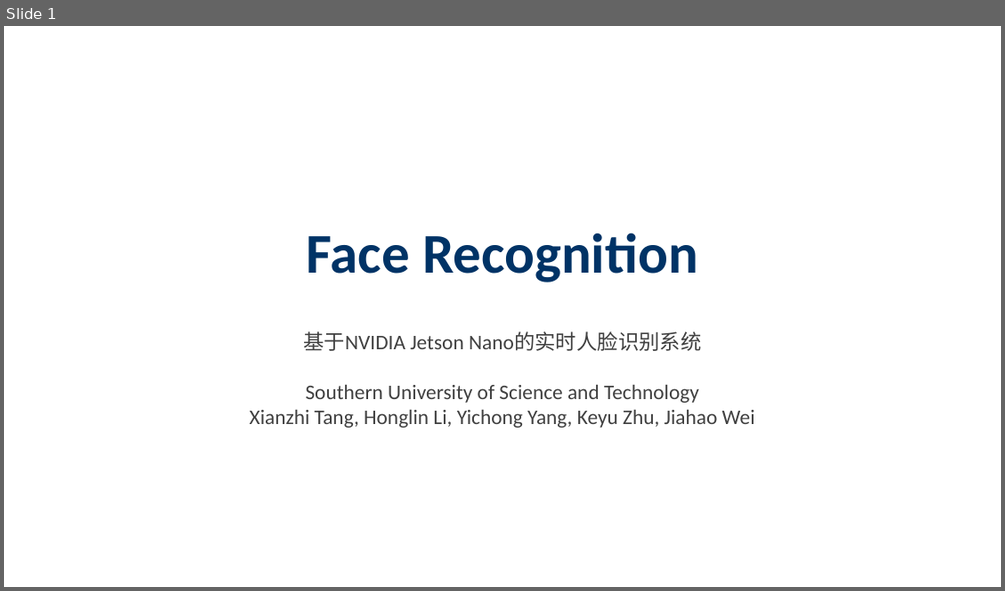
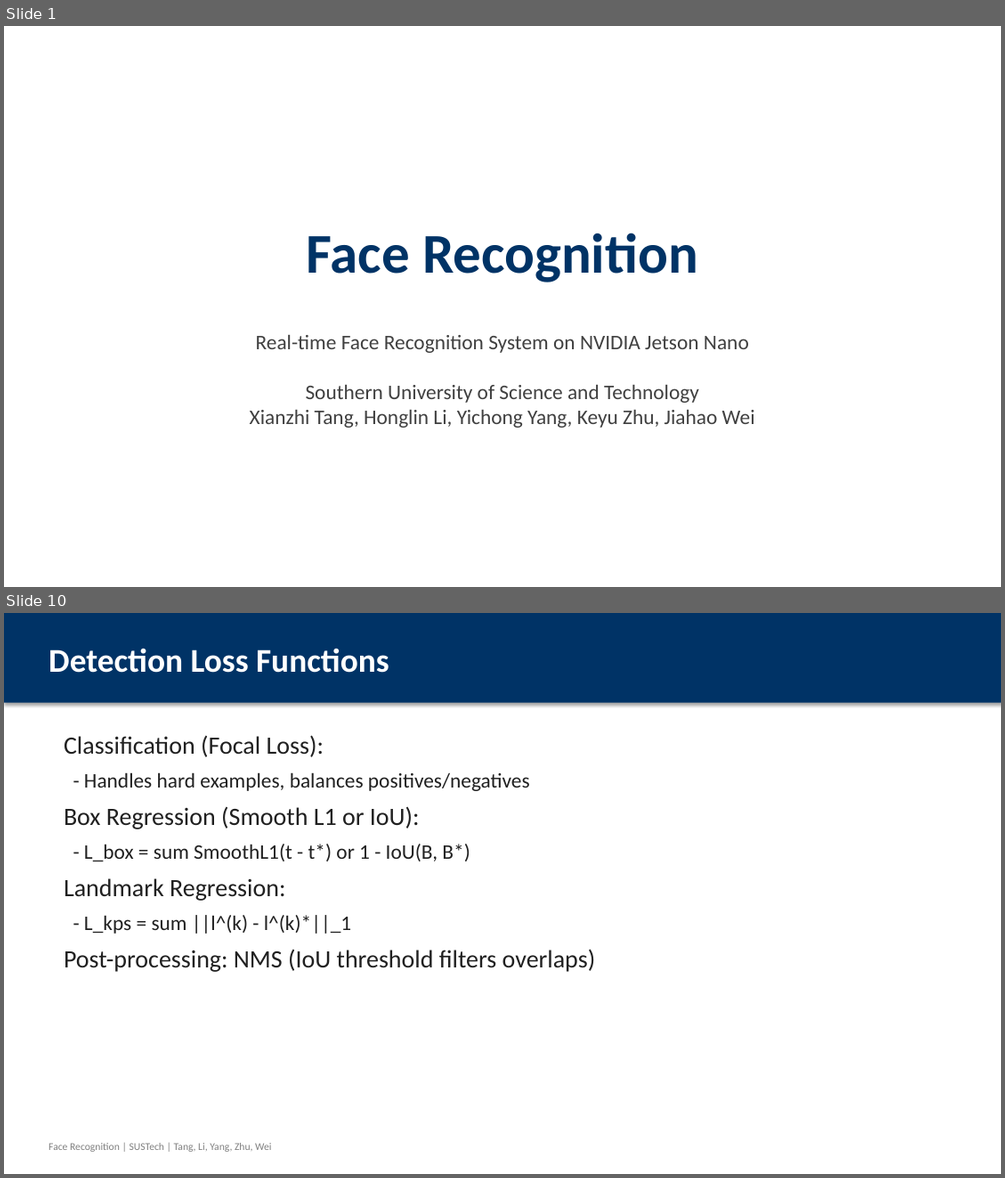
Before and after one commit to wuzhi456/Deep-learning-assignment3, a slide deck: Face_Recognition_Presentation.pptx. Shown one above the other, each under a label of ours: slide 1 before the commit, slides 1 and 10 after it; the slides between them are not shown. The pictures are 1005x591 and 1005x1178 pixels, drawn with LibreOffice and Linux fonts; fonts in the diff are those of the drawing. Boxes give left, top, right and bottom in pixels: in the first picture for what was removed or moved away, otherwise in the second. Text is boxed around its words. In the diff, an @@ line names an element or a change of style, - is before the commit and + after.

```diff
--- a/Face_Recognition_Presentation.pptx
+++ b/Face_Recognition_Presentation.pptx
@@ slide 10 added at bbox=[4, 613, 1001, 1174], background #FFFFFF @@
@@ rectangle added at bbox=[4, 613, 1001, 703], fill #003366 @@
@@ text added at bbox=[48, 648, 389, 673], 32 pt, text #FFFFFF, bold @@
+Detection Loss Functions
@@ text added at bbox=[64, 735, 596, 972], 24 pt, text #202020 @@
+Classification (Focal Loss):
+- Handles hard examples, balances positives/negatives
+Box Regression (Smooth L1 or IoU):
+- L_box = sum SmoothL1(t - t*) or 1 - IoU(B, B*)
+Landmark Regression:
+- L_kps = sum ||l^(k) - l^(k)*||_1
+Post-processing: NMS (IoU threshold filters overlaps)
@@ text added at bbox=[48, 1143, 271, 1151], 10 pt, text #808080 @@
+Face Recognition | SUSTech | Tang, Li, Yang, Zhu, Wei
@@ slide 1 changed as well @@
@@ text at bbox=[256, 335, 749, 353]: text changed @@
-基于NVIDIA Jetson Nano的实时人脸识别系统
+Real-time Face Recognition System on NVIDIA Jetson Nano
```
Also in this commit, not shown: 4 other slides changed, 15 other slides added, 10 slides removed.
